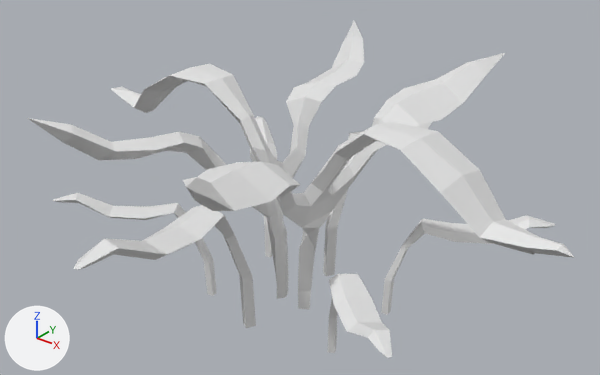
Before and after pictures for a commit that changed the Blender file art/models/props/cave_vegetation/cave_vegetation.blend.
Before and after are seen from a camera (50 mm lens) standing at (0.675, -0.831, 0.71) and looking at (0.0, 0.012, 0.187). Lighting does not change. The marker at lower left points along +X, +Y and +Z. The older version comes first. The same objects are shown in both versions, whatever each file hides.

Objects in the first picture: 'folliage_1_dying'.
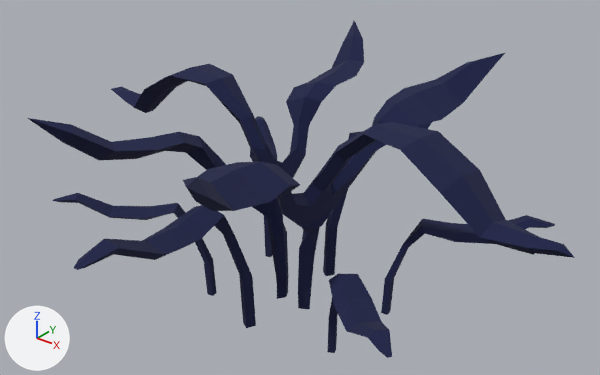
Boxes [x1, y1, x2, y2] around the edits, measured in the pictures (600 x 375 px):
'folliage_1_dying', recoloured (white to dark blue): [28, 21, 575, 358] in both
part 1 of me_cube_052, recoloured: [28, 21, 364, 217] in both
part 2 of me_cube_052, recoloured (white to dark blue): [250, 116, 277, 257] in both
part 3 of me_cube_052, recoloured: [381, 215, 555, 315] in both
part 4 of me_cube_052, recoloured (white to dark blue): [327, 274, 392, 358] in both
part 5 of me_cube_052, recoloured: [53, 193, 217, 296] in both
part 6 of me_cube_052, recoloured: [323, 122, 432, 276] in both
part 7 of me_cube_052, recoloured (white to dark blue): [74, 205, 256, 328] in both
part 8 of me_cube_052, recoloured (white to dark blue): [298, 122, 575, 309] in both
part 9 of me_cube_052, recoloured (white to dark blue): [183, 52, 506, 233] in both

The change, as a list of edits to the scene's bpy script:
```text
Change mat_material_062:
    mat_material_062.base_color: (0.8, 0.8, 0.8) -> (0.00802, 0.0116, 0.0612)  # white #e7e7e7 -> dark blue #161c46
Change me_cube_052:
    where me_cube_052.from_pydata(...)  # 459 vertices, 457 faces; spans x -0.375..0.371, y -0.426..0.416, z -0.193..0.157
    used by ob_folliage_1_dying; location = (0.001, 0.0, 0.193); rotation_euler = (0.0, 0.0, -1.634), in degrees (0, 0, -94)
    me_cube_052 part 1: all 71 faces that had it switch from mat_material_063 (white #e7e7e7) to mat_material_062 (dark blue #161c46)
    me_cube_052 part 2: all 33 faces that had it switch from mat_material_042 (white #e7e7e7) to mat_material_062 (dark blue #161c46)
    me_cube_052 part 3: all 33 faces that had it switch from mat_material_043 (white #e7e7e7) to mat_material_062 (dark blue #161c46)
    me_cube_052 part 4: all 33 faces that had it switch from mat_material_044 (white #e7e7e7) to mat_material_062 (dark blue #161c46)
    me_cube_052 part 5: all 33 faces that had it switch from mat_material_045 (white #e7e7e7) to mat_material_062 (dark blue #161c46)
    me_cube_052 part 6: all 33 faces that had it switch from mat_material_046 (white #e7e7e7) to mat_material_062 (dark blue #161c46)
    me_cube_052 part 7: all 33 faces that had it switch from mat_material_047 (white #e7e7e7) to mat_material_062 (dark blue #161c46)
    me_cube_052 part 8: all 59 faces that had it switch from mat_material_050 (white #e7e7e7) to mat_material_062 (dark blue #161c46)
    me_cube_052 part 9: all 71 faces that had it switch from mat_material_051 (white #e7e7e7) to mat_material_062 (dark blue #161c46)
```
